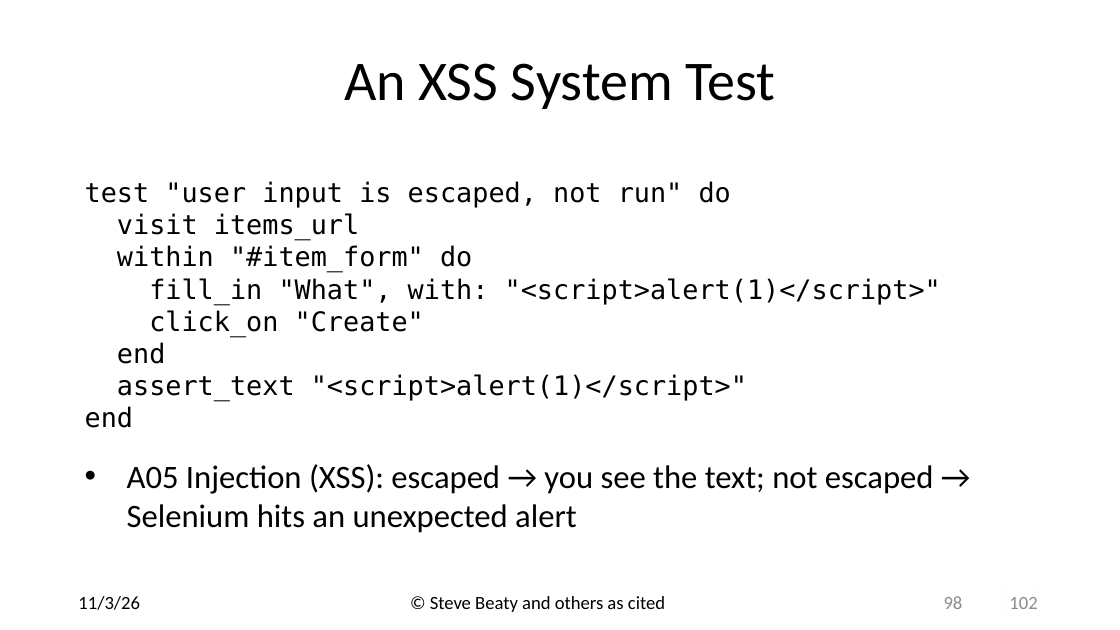
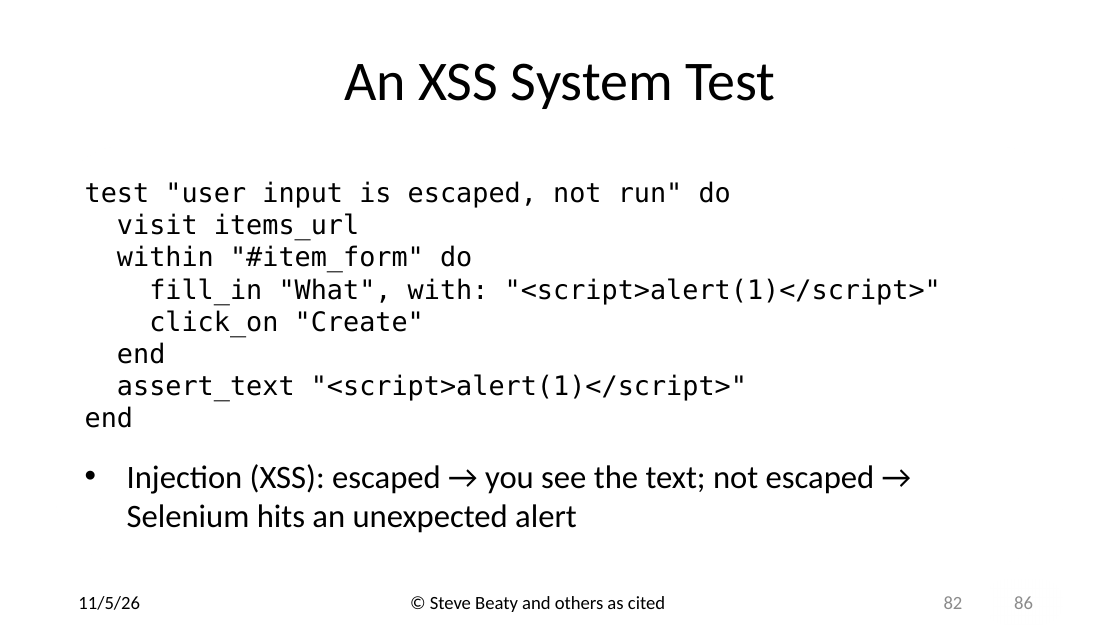
Before and after one commit to drb80/WebAppDev, a slide deck: slide 82 of Slides/Selenium and Capybara.pptx (slide 98 before the commit). Drawn at 1120x630 pixels with LibreOffice and Linux fonts; fonts in the diff are those of the drawing; background and template pictures are left out. Boxes give left, top, right and bottom in pixels: in the first picture for what was removed or moved away, otherwise in the second. Text is boxed around its words. In the diff, an @@ line names an element or a change of style, - is before the commit and + after.

```diff
--- a/Slides/Selenium and Capybara.pptx
+++ b/Slides/Selenium and Capybara.pptx
@@ text at (x1=127, y1=464, x2=875, y2=533): text changed @@
-• A05 Injection (XSS): escaped → you see the text; not escaped → Selenium hits an unexpected alert
+• Injection (XSS): escaped → you see the text; not escaped → Selenium hits an unexpected alert
@@ text at (x1=78, y1=596, x2=140, y2=610): text changed @@
-11/3/26
+11/5/26
@@ page number at (x1=944, y1=596, x2=963, y2=609): text changed @@
-98
+82
@@ text at (x1=1014, y1=596, x2=1033, y2=609): text changed @@
-102
+86
```
Also in this commit, not shown: 84 other slides changed, 1 slide added, 17 slides removed, 1 other file.
